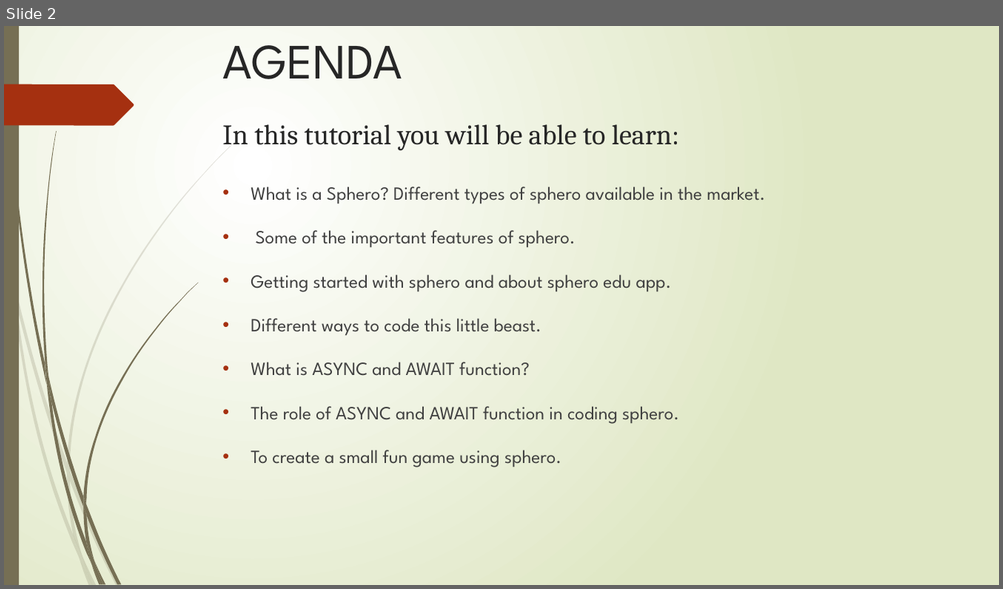
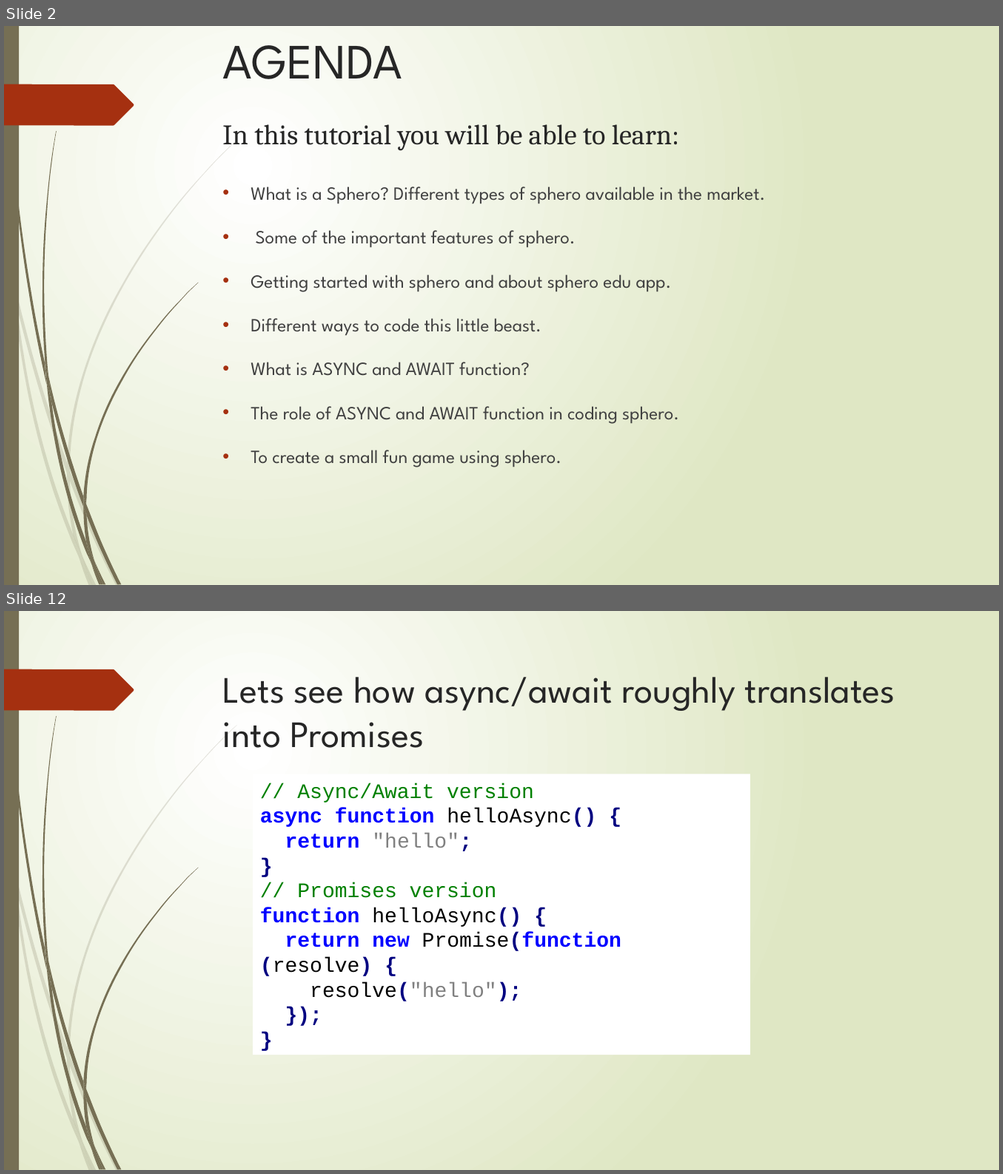
Before and after one commit to AnkitPrakash687/sphero_tutorial, a slide deck: SPHERO.pptx. Shown one above the other, each under a label of ours: slide 2 before the commit, slides 2 and 12 after it; the slides between them are not shown. The pictures are 1003x589 and 1003x1174 pixels, drawn with LibreOffice and Linux fonts; fonts in the diff are those of the drawing. Boxes give left, top, right and bottom in pixels: in the first picture for what was removed or moved away, otherwise in the second. Text is boxed around its words. In the diff, an @@ line names an element or a change of style, - is before the commit and + after.

```diff
--- a/SPHERO.pptx
+++ b/SPHERO.pptx
@@ slide 12 added at (x1=4, y1=611, x2=999, y2=1170), background gradient #FFFFFF to #DFE8C4; not listed: 24 template elements that a slide beside it also shows @@
@@ title added at (x1=223, y1=677, x2=895, y2=748), 36 pt, text #262626 @@
+Lets see how async/await roughly translates into Promises
@@ rectangle added at (x1=253, y1=774, x2=750, y2=1055), fill #FFFFFF, 20 pt, text #0000FF @@
+// Async/Await version
+async function helloAsync() {
+return "hello";
+}
+// Promises version
+function helloAsync() {
+return new Promise(function (resolve) {
+resolve("hello");
+});
+}
```
Also in this commit, not shown: 4 slides changed, 5 other slides added, 2 slides removed.
